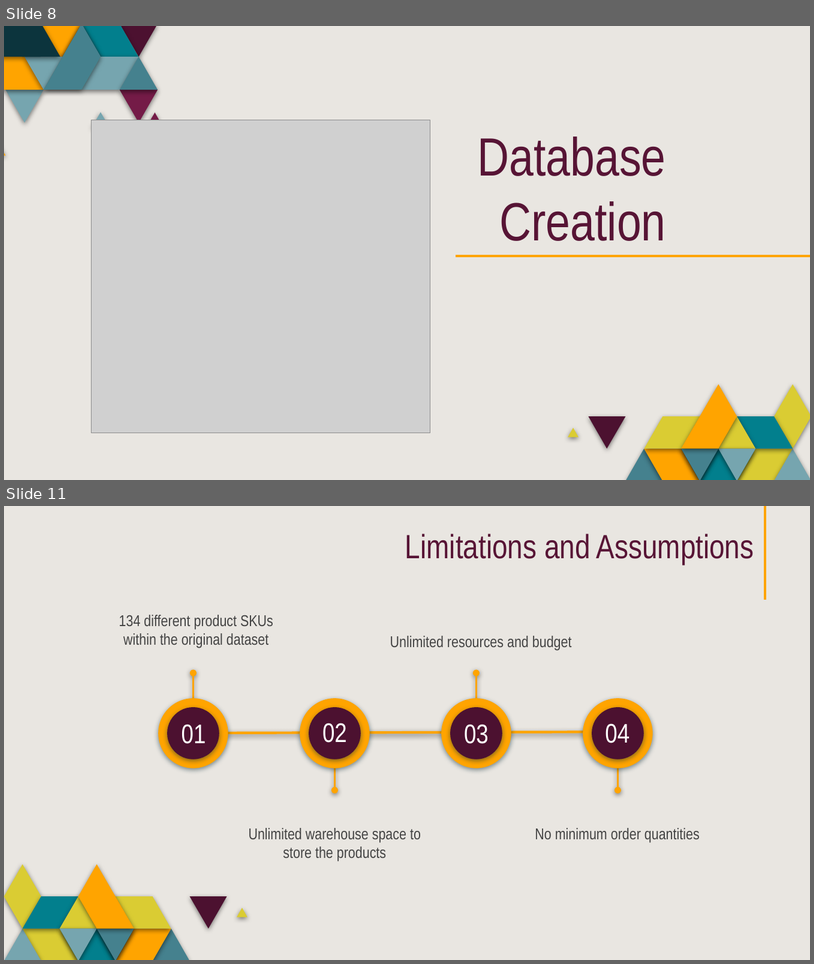
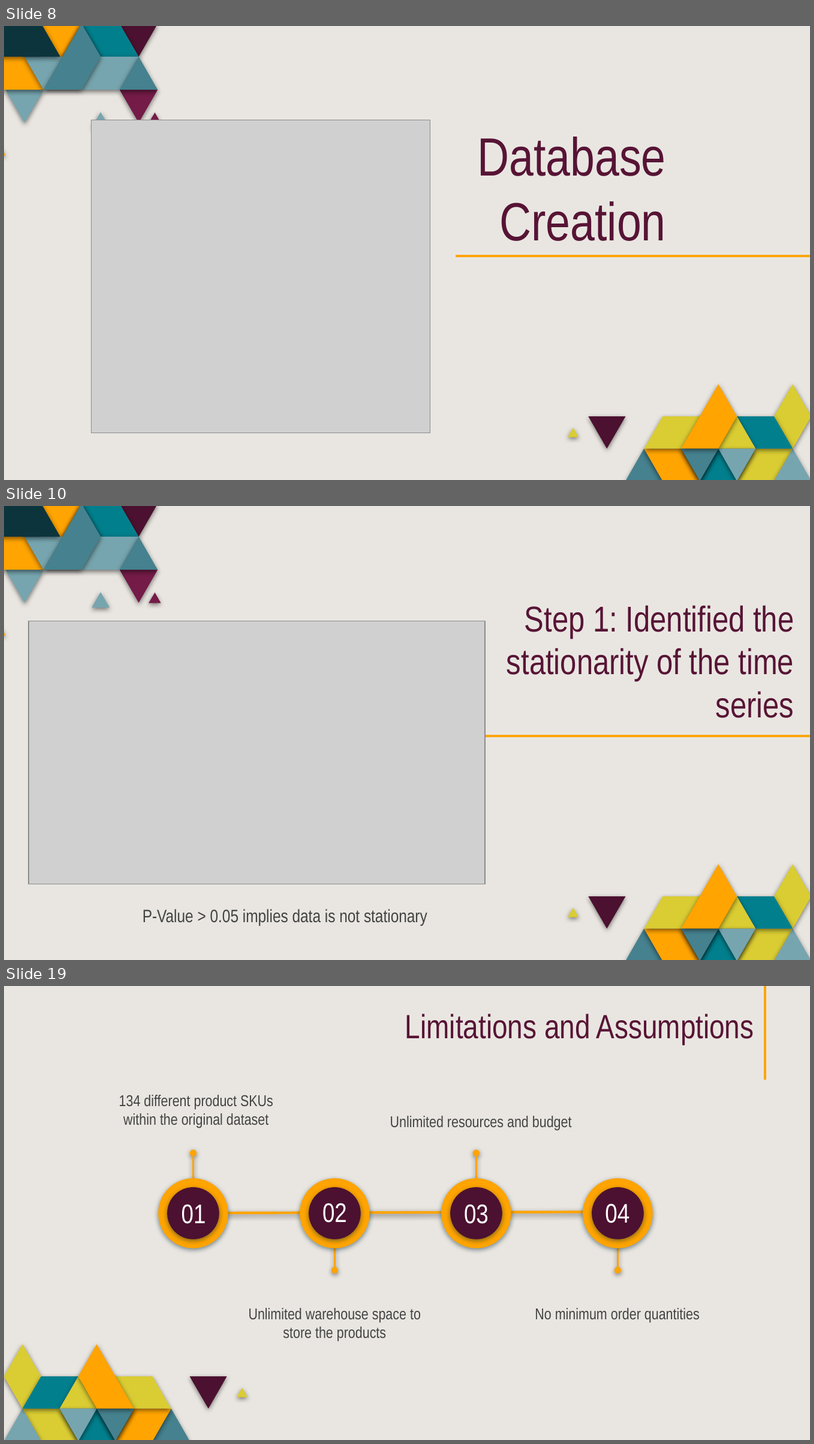
Before and after one commit to saraparveen26/Sales-Volume-Forecasting, a slide deck: Project_Presentation/PowerPoint Presentation1.pptx. Shown one above the other, each under a label of ours: slides 8 and 11 before the commit, slides 8, 10 and 19 after it; the slides between them are not shown. The pictures are 814x964 and 814x1444 pixels, drawn with LibreOffice and Linux fonts; fonts in the diff are those of the drawing; grey boxes stand for pictures. Boxes give left, top, right and bottom in pixels: in the first picture for what was removed or moved away, otherwise in the second. Text is boxed around its words. In the diff, an @@ line names an element or a change of style, - is before the commit and + after.

Commit message:
slides updated + images added

```diff
--- a/Project_Presentation/PowerPoint Presentation1.pptx
+++ b/Project_Presentation/PowerPoint Presentation1.pptx
@@ slide 10 added at bbox=[4, 506, 810, 960], background #E9E6E1; not listed: 37 template elements that a slide beside it also shows @@
@@ title added at bbox=[507, 605, 795, 718], 32 pt, text #571435 @@
+Step 1: Identified the stationarity of the time series
@@ picture added at bbox=[29, 621, 485, 883] @@
@@ text added at bbox=[143, 909, 428, 925], 16 pt, text #434343 @@
+P-Value > 0.05 implies data is not stationary
@@ what was slide 11 is now slide 19 @@
```
Also in this commit, not shown: 1 slide changed, 8 other slides added, 1 slide removed, 17 other files.
